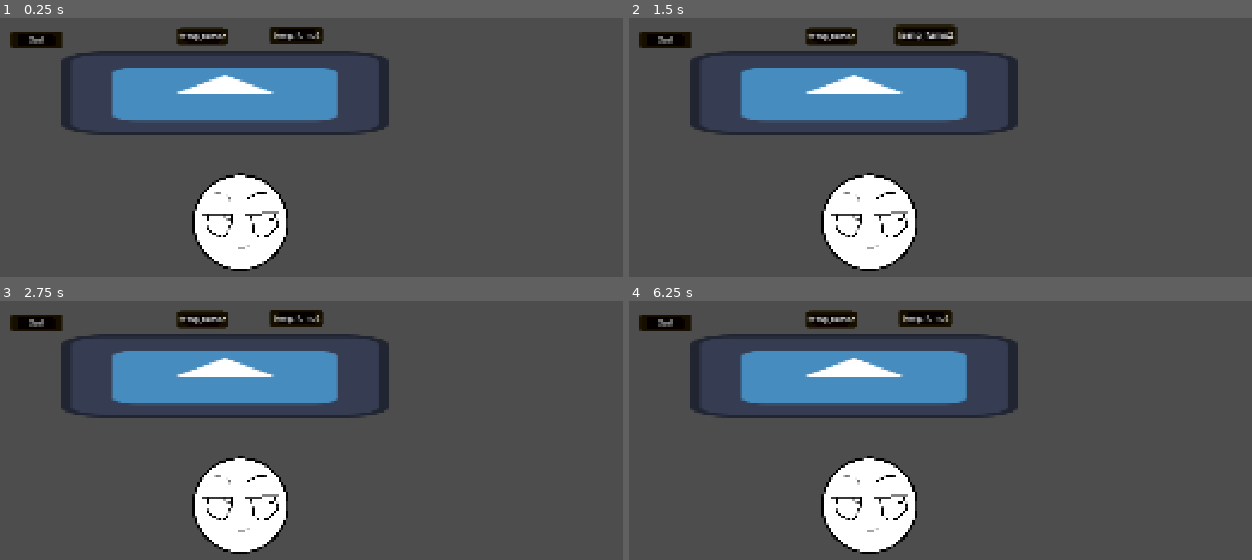
Above: before the commit, frames 1-4 (two rows, left to right).
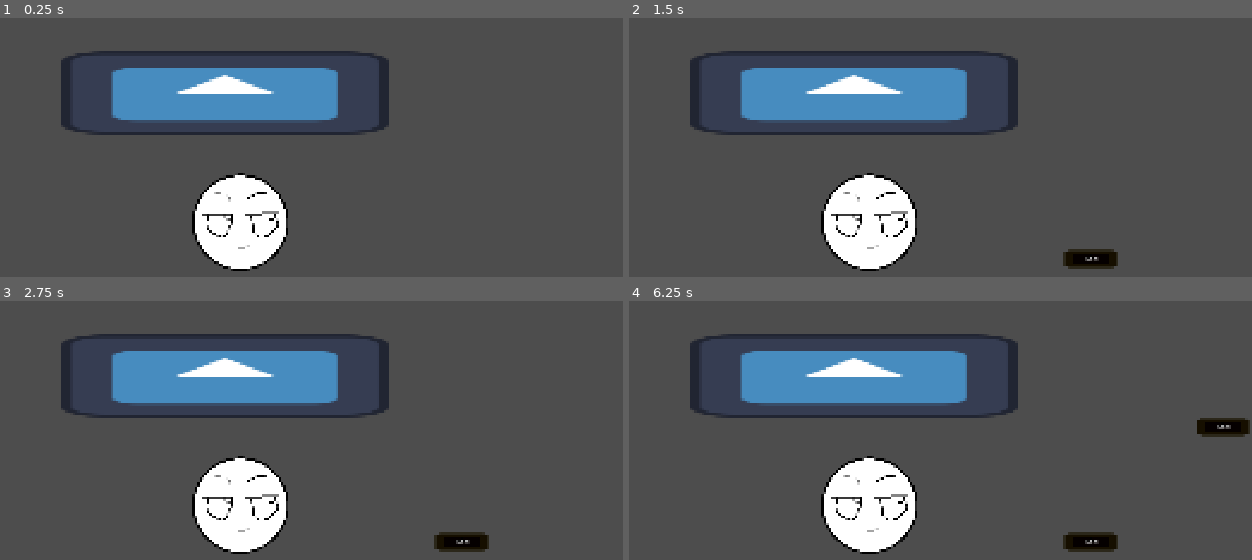
Above: after the commit, the same moments.

Repository: bagelcat11/fridge-magnet-thought-bubble
Game: Godot game, scene res://scenes/main_level.tscn
Two runs of this game, one before a commit and one after it. Both use one fixed random seed, a clock stepped at 60 frames per second and the inputs below. The engine's default icon, where the game draws it, is replaced by a stand-in: a white triangle on a blue panel in a dark square.
Inputs (mouse positions are in pixels of both pictures, inside the frame that each line leads up to):
- Up to frame 1 (0.25 s): no input
- Up to frame 2 (1.5 s): tap Enter at 0.5 s; move the mouse to (666, 38) at 0.52 s; click (666, 38) at 0.67 s; tap Space at 1.25 s; move the mouse to (921, 33) at 1.27 s; click (921, 33) at 1.42 s
- Up to frame 3 (2.75 s): tap Enter at 2 s; move the mouse to (199, 319) at 2.02 s; click (199, 319) at 2.17 s
- Up to frame 4 (6.25 s): tap Space at 2.75, 4.25 s; move the mouse to (809, 518) at 2.77 s; click (809, 518) at 2.92 s; tap Enter at 3.5 s; move the mouse to (1090, 495) at 3.52 s; click (1090, 495) at 3.67 s; move the mouse to (outside the picture) at 4.27 s; click (outside the picture) at 4.42 s; move the mouse to (890, 427) at 5.02 s; click (890, 427) at 5.17 s; move the mouse to (734, 316) at 5.77 s; click (734, 316) at 5.92 s

The runs differ from the first frame. In frame 1, 1.6% of the frame differs, in the area x 1-53%, y 3-12%; in frame 2, 2.5%; in frame 3, 2.2%; in frame 4, 2.8%, in the area x 1-100%, y 3-97%.

Commit message:
added level manager script and timers to words, so words appear/disappear on their own. also added stage global for bedroom/walking/going home but haven't really used it yet

Diff:
--- a/scenes/bubble.tscn
+++ b/scenes/bubble.tscn
@@ -25,12 +25,15 @@
 texture = ExtResource("2_b4vvx")
 
 [node name="word" parent="." instance=ExtResource("3_b4vvx")]
+visible = false
 position = Vector2(511, 284)
 
 [node name="word2" parent="." instance=ExtResource("3_b4vvx")]
+visible = false
 position = Vector2(1135, 273)
 
 [node name="word3" parent="." instance=ExtResource("3_b4vvx")]
+visible = false
 position = Vector2(909, 276)
 
 [connection signal="area_entered" from="word_area" to="." method="_on_word_area_area_entered"]
--- a/scenes/main_level.tscn
+++ b/scenes/main_level.tscn
@@ -1,11 +1,17 @@
-[gd_scene load_steps=3 format=3 uid="uid://dcpjx25fo6rxo"]
+[gd_scene load_steps=4 format=3 uid="uid://dcpjx25fo6rxo"]
 
+[ext_resource type="Script" uid="uid://bdla10o6f8jed" path="res://scripts/level_manager.gd" id="1_6we3w"]
 [ext_resource type="PackedScene" uid="uid://bm3kj1wr3vtt7" path="res://scenes/bubble.tscn" id="1_ufxs0"]
 [ext_resource type="PackedScene" uid="uid://bod7r823y2ysu" path="res://scenes/player.tscn" id="2_6we3w"]
 
 [node name="main_level" type="Node2D"]
+script = ExtResource("1_6we3w")
 
 [node name="bubble" parent="." instance=ExtResource("1_ufxs0")]
 
 [node name="player" parent="." instance=ExtResource("2_6we3w")]
 position = Vector2(1001, 722)
+
+[node name="WordTimer" type="Timer" parent="."]
+
+[connection signal="timeout" from="WordTimer" to="." method="_on_word_timer_timeout"]
--- a/scenes/player.tscn
+++ b/scenes/player.tscn
@@ -37,4 +37,4 @@
 
 [node name="forms" type="AnimatedSprite2D" parent="."]
 sprite_frames = SubResource("SpriteFrames_smehm")
-animation = &"temp_fumoball_default"
+animation = &"temp_fumo2"
--- a/scenes/word.tscn
+++ b/scenes/word.tscn
@@ -47,5 +47,9 @@
 scale = Vector2(1, 0.320313)
 texture = ExtResource("1_ar2rp")
 
+[node name="Timer" type="Timer" parent="."]
+wait_time = 5.0
+
 [connection signal="mouse_entered" from="fridge_magnet" to="." method="_on_fridge_magnet_mouse_entered"]
 [connection signal="mouse_exited" from="fridge_magnet" to="." method="_on_fridge_magnet_mouse_exited"]
+[connection signal="timeout" from="Timer" to="." method="_on_timer_timeout"]
--- a/scripts/GLOBALS.gd
+++ b/scripts/GLOBALS.gd
@@ -1,6 +1,9 @@
 extends Node
 
 signal change_form(form: Array)
+var stage = 1 # 0=bedroom, 1=walking, 2=going home?
+var wordTimerTime = 15.0
+var wordSpawnTime = 5.0
 
 var objects = [
 	# [ string ObjectName, bool scrollsBG ]
--- a/scripts/bubble.gd
+++ b/scripts/bubble.gd
@@ -21,6 +21,8 @@
 	if area.collision_layer == 2:
 		var mag = area.get_parent()
 		whoIsInBubble.append(mag)
+		mag.isInBubble = true
+		#mag.get_node("Timer").stop()
 		#print("currently have: " + str(whoIsInBubble))
 		if mag.isObject:
 			formStack.append(mag.myAttributes)
@@ -39,6 +41,7 @@
 	if area.collision_layer == 2:
 		var mag = area.get_parent()
 		whoIsInBubble.erase(mag)
+		mag.isInBubble = false
 		#print("currently have: " + str(whoIsInBubble))
 		if mag.isObject:
 			formStack.erase(mag.myAttributes)
--- /dev/null
+++ b/scripts/level_manager.gd
@@ -0,0 +1,26 @@
+extends Node2D
+#on stage change to 2, spawn 'go home' word that doesn't disappear
+#^where do we do this? did we want a timer?
+
+@onready var wordScene = load("res://scenes/word.tscn")
+
+func _ready() -> void:
+	$WordTimer.start(1.0) #delay from opening to first word spawning
+
+func _physics_process(delta: float) -> void:
+	pass
+
+func _on_word_timer_timeout() -> void:
+	if (Globals.stage == 0):
+		pass #spawn the 'get up' words
+	elif (Globals.stage == 1 || Globals.stage == 2):
+		#spawn the normal words (until we run out? or do we cycle?)
+		#TODO: need to make sure words don't spawn in the bubble
+		var newWord = wordScene.instantiate()
+		var rand_x = randi() % int(get_viewport().get_visible_rect().size.x)
+		var rand_y = randi() % int(get_viewport().get_visible_rect().size.y)
+		#print("rand_x: ", rand_x)
+		#print("rand_y: ", rand_y)
+		newWord.set_position(Vector2(rand_x, rand_y))
+		add_child(newWord)
+		$WordTimer.start(Globals.wordSpawnTime)
--- a/scripts/word.gd
+++ b/scripts/word.gd
@@ -10,11 +10,13 @@
 var timeSinceLastInteract = 0.0
 var hasMouse = false
 var isPickedUp = false
+var isInBubble = false
 var pickupOffset = Vector2.ZERO
 var sizeScaleWhenPickedUp = 1.2
 
 func _ready() -> void:
 	var c = rng.randf()
+	$Timer.start(Globals.wordTimerTime)
 	if c <= chanceForObject:
 		isObject = true
 	else:
@@ -42,8 +44,11 @@
 			# drop shadow also??
 			pickupOffset = get_global_position() - get_global_mouse_position()
 			self.scale = Vector2(sizeScaleWhenPickedUp, sizeScaleWhenPickedUp)
+			$Timer.stop()
 		else:
 			self.scale = Vector2(1, 1)
+			if (!isInBubble):
+				$Timer.start(Globals.wordTimerTime)
 
 func _physics_process(delta: float) -> void:
 	if isPickedUp:
@@ -66,3 +71,8 @@
 func _on_fridge_magnet_mouse_exited() -> void:
 	hasMouse = false
 	#print("no more mouse :/")
+
+
+func _on_timer_timeout() -> void:
+	#delete word
+	self.queue_free()
Not shown, added: scripts/level_manager.gd.uid
